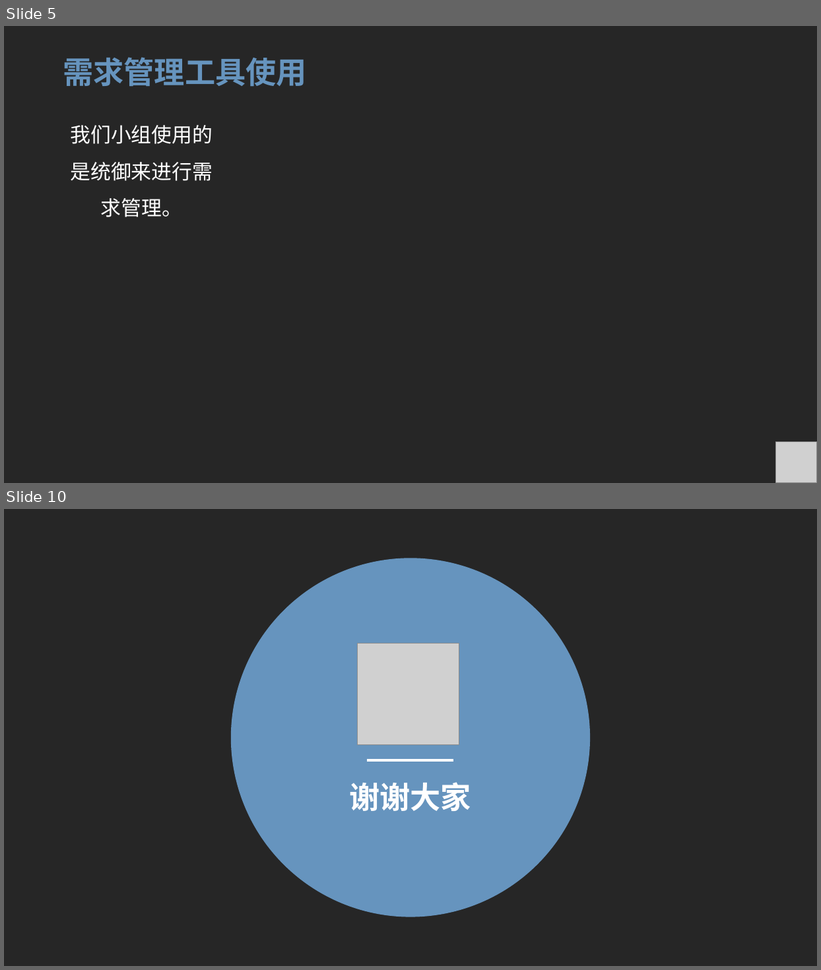
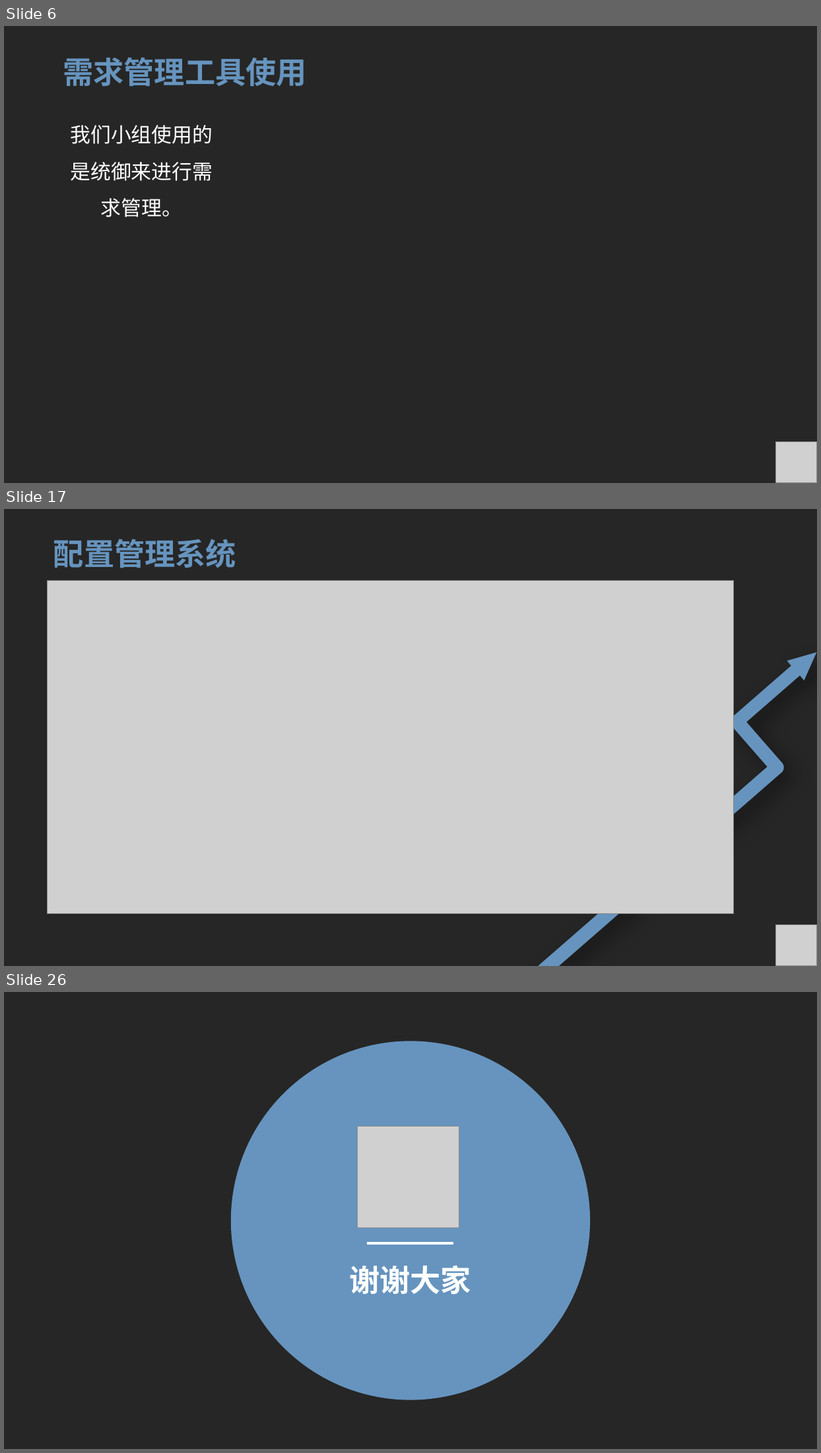
Before and after one commit to ToryXu0407/Project_yc, a slide deck: 需求工程/需求变更/需求变更.pptx. Shown one above the other, each under a label of ours: slides 5 and 10 before the commit, slides 6, 17 and 26 after it; the slides between them are not shown. The pictures are 821x970 and 821x1453 pixels, drawn with LibreOffice and Linux fonts; fonts in the diff are those of the drawing; grey boxes stand for pictures. Boxes give left, top, right and bottom in pixels: in the first picture for what was removed or moved away, otherwise in the second. Text is boxed around its words. In the diff, an @@ line names an element or a change of style, - is before the commit and + after.

```diff
--- a/需求工程/需求变更/需求变更.pptx
+++ b/需求工程/需求变更/需求变更.pptx
@@ slide 17 added at (4, 509, 817, 966), background #4D4D4D; not listed: 1 template element that a slide beside it also shows @@
@@ title added at (54, 539, 236, 568), 36 pt, text #6694BE, bold @@
+配置管理系统
@@ picture added at (48, 580, 734, 914) @@
@@ freeform shape added at (601, 643, 817, 884), fill #6694BE @@
@@ freeform shape added at (494, 770, 714, 966), fill #6694BE @@
@@ picture added at (776, 925, 817, 966) @@
@@ what was slide 5 is now slide 6 @@
@@ what was slide 10 is now slide 26 @@
```
Also in this commit, not shown: 5 slides changed, 15 other slides added, 9 other files.
